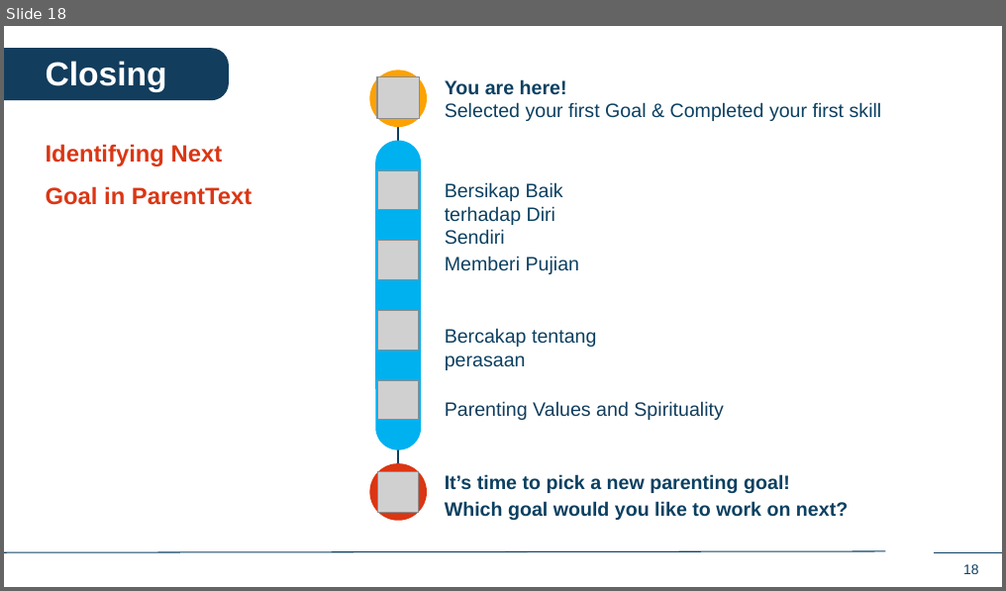
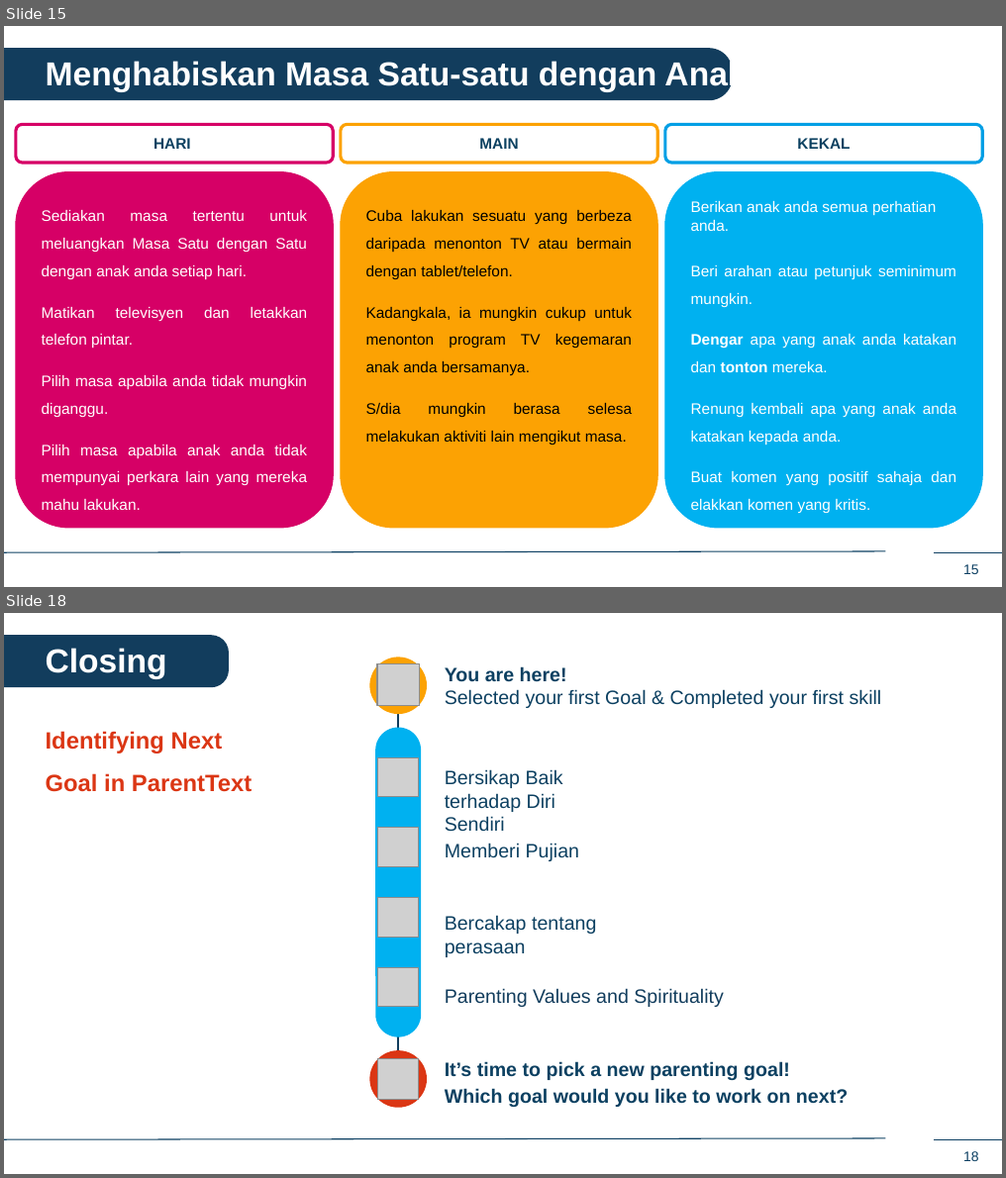
Before and after one commit to IDEMSInternational/plh-digital-content, a slide deck: translations/facilitator_app_malaysia/ms/ms_in_person_sessions.pptx. Shown one above the other, each under a label of ours: slide 18 before the commit, slides 15 and 18 after it; the slides between them are not shown. The pictures are 1006x591 and 1006x1178 pixels, drawn with LibreOffice and Linux fonts; fonts in the diff are those of the drawing; grey boxes stand for pictures; background and template pictures are left out. Boxes give left, top, right and bottom in pixels: in the first picture for what was removed or moved away, otherwise in the second. Text is boxed around its words. In the diff, an @@ line names an element or a change of style, - is before the commit and + after.

```diff
--- a/translations/facilitator_app_malaysia/ms/ms_in_person_sessions.pptx
+++ b/translations/facilitator_app_malaysia/ms/ms_in_person_sessions.pptx
@@ slide 15 added at (4,26,1002,587), background #FFFFFF; not listed: 3 template elements that a slide beside it also shows @@
@@ round same rect added at (5,48,733,100), fill #123D5D @@
@@ text added at (46,59,746,92), 24 pt, text #FFFFFF, bold @@
+Menghabiskan Masa Satu-satu dengan Anak Saya
@@ rounded rectangle added at (16,125,334,163), fill #FFFFFF, outline #D60066 2.25 pt, 11 pt, text #0B4060, bold @@
+HARI
@@ rounded rectangle added at (341,125,657,163), fill #FFFFFF, outline #FCA203 2.25 pt, 11 pt, text #0B4060, bold @@
+MAIN
@@ rounded rectangle added at (665,125,983,163), fill #FFFFFF, outline #019FE5 2.25 pt, 11 pt, text #0B4060, bold @@
+KEKAL
@@ rounded rectangle added at (16,172,334,527), fill #D60066, outline #D60066 0.75 pt, 11 pt, text #FFFFFF @@
+Sediakan masa tertentu untuk meluangkan Masa Satu dengan Satu dengan anak anda setiap hari.
+Matikan televisyen dan letakkan telefon pintar.
+Pilih masa apabila anda tidak mungkin diganggu.
+Pilih masa apabila anak anda tidak mempunyai perkara lain yang mereka mahu lakukan.
@@ rounded rectangle added at (341,172,657,527), fill #FCA203, outline #FCA203 0.75 pt, 11 pt, text #000000 @@
+Cuba lakukan sesuatu yang berbeza daripada menonton TV atau bermain dengan tablet/telefon.
+Kadangkala, ia mungkin cukup untuk menonton program TV kegemaran anak anda bersamanya.
+S/dia mungkin berasa selesa melakukan aktiviti lain mengikut masa.
@@ rounded rectangle added at (665,172,983,527), fill #00B1F0, outline #00B1F0 0.75 pt, 11 pt, text #FFFFFF @@
+Berikan anak anda semua perhatian anda.
+Beri arahan atau petunjuk seminimum mungkin.
+Dengar apa yang anak anda katakan dan tonton mereka.
+Renung kembali apa yang anak anda katakan kepada anda.
+Buat komen yang positif sahaja dan elakkan komen yang kritis.
```
Also in this commit, not shown: 5 slides changed, 11 other slides added, 12 slides removed.
